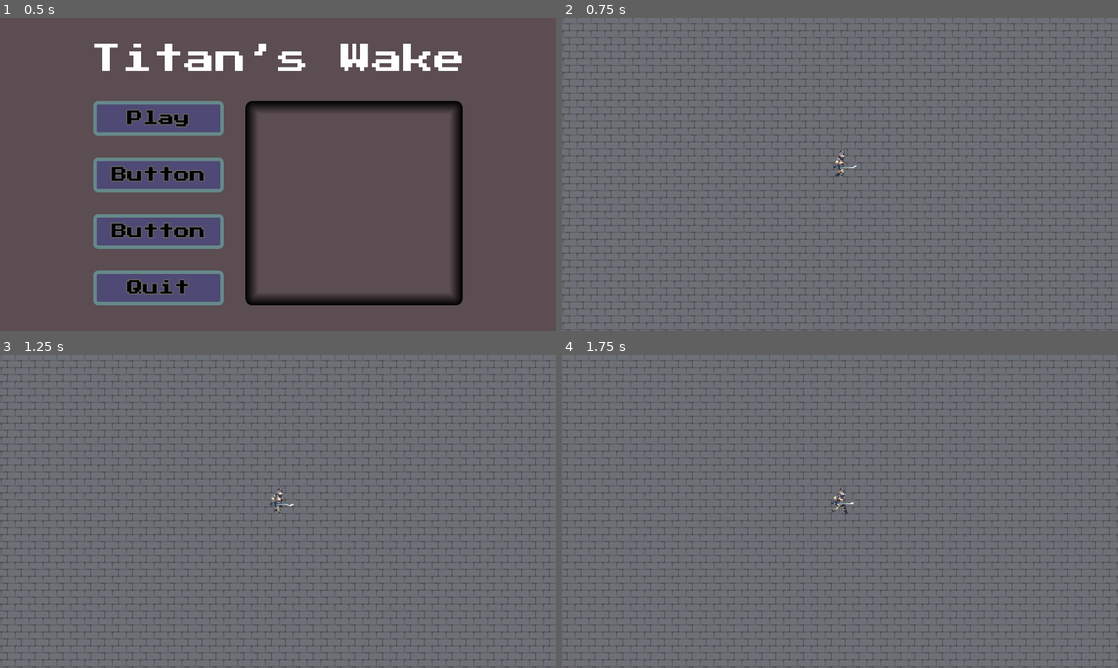
Above: before the commit, frames 1-4 (two rows, left to right).
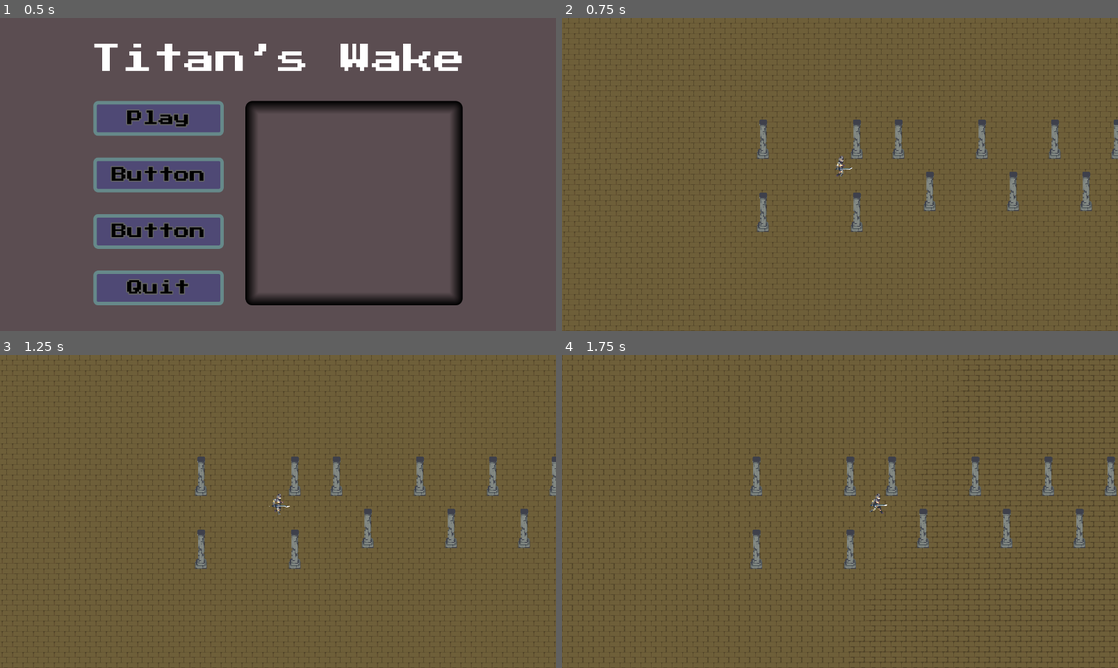
Above: after the commit, the same moments.

Repository: Sai-11011/godot-game-jam
Game: Godot game, scene res://Scenes/start_ui.tscn
Two runs of this game, one before a commit and one after it. Both use one fixed random seed, a clock stepped at 60 frames per second and the inputs below. The engine's default icon, where the game draws it, is replaced by a stand-in: a white triangle on a blue panel in a dark square.
Inputs:
- Up to frame 1 (0.5 s): no input
- Up to frame 2 (0.75 s): click "Play" at 0.5 s
- Up to frame 3 (1.25 s): no input
- Up to frame 4 (1.75 s): hold D (right) from 1.28 s (still down)

Frame 1 is identical in both runs. In frame 2, 99% of the frame differs, in the area x 0-100%, y 0-100%; in frame 3, 99%; in frame 4, 99%.

Commit message:
Halfed the size of the map.for easy map generation.

Diff:
--- a/Scenes/player.tscn
+++ b/Scenes/player.tscn
@@ -137,7 +137,17 @@
 polygon = PackedVector2Array(-1, -9, -5, 3, 0, 4, 2, 1)
 
 [node name="Camera2D" type="Camera2D" parent="." unique_id=1616223039]
-zoom = Vector2(2, 2)
+zoom = Vector2(1.5, 1.5)
+position_smoothing_enabled = true
+position_smoothing_speed = 8.0
+rotation_smoothing_enabled = true
+rotation_smoothing_speed = 8.0
+drag_horizontal_enabled = true
+drag_vertical_enabled = true
+drag_left_margin = 0.1
+drag_top_margin = 0.1
+drag_right_margin = 0.1
+drag_bottom_margin = 0.1
 
 [node name="PlayerAnimation" type="AnimatedSprite2D" parent="." unique_id=844829674]
 sprite_frames = SubResource("SpriteFrames_f1ek2")
--- a/Scenes/world.tscn
+++ b/Scenes/world.tscn
@@ -10,7 +10,7 @@
 0:0/size_in_atlas = Vector2i(1, 3)
 0:0/0 = 0
 0:0/0/y_sort_origin = 18
-0:0/0/physics_layer_0/polygon_0/points = PackedVector2Array(-4.4608307, 25.49046, 3.5049362, 25.17183, 3.057598, 11.3311, -3.956892, 11.151241)
+0:0/0/physics_layer_0/polygon_0/points = PackedVector2Array(-5.036044, 11.3311, 4.856186, 11.51096, 3.5049362, 22.622784, 7.965767, 27.402245, -7.965769, 27.720875, -3.5049381, 23.578674)
 
 [sub_resource type="TileSet" id="TileSet_5ukr8"]
 physics_layer_0/collision_layer = 1
@@ -25,10 +25,11 @@
 [node name="World" type="Node2D" unique_id=1173223952]
 
 [node name="Polygon2D" type="Polygon2D" parent="." unique_id=163500801]
+self_modulate = Color(0.9999998, 0.8530745, 0.479797, 1)
 texture_repeat = 2
 position = Vector2(0, -2)
 texture = ExtResource("1_5a7ea")
-polygon = PackedVector2Array(15686, 4230, 14406, -9978, -186, -16890, -13626, -9850, -15802, -1146, -14650, 6406, -8506, 13702, -314, 17158, 11718, 11398)
+polygon = PackedVector2Array(8165, 844, 7683, -3614, 4550, -6450, 107, -8220, -4214, -6656, -6534, -4457, -8100, -1204, -7739, 4338, -3040, 7772, 1116, 8013, 5634, 5964)
 
 [node name="Ysort" type="Node2D" parent="." unique_id=1429676817]
 y_sort_enabled = true
@@ -40,15 +41,17 @@
 tile_set = SubResource("TileSet_5ukr8")
 
 [node name="Player" parent="Ysort" unique_id=1455887580 instance=ExtResource("1_a02cp")]
-position = Vector2(-1609, 1243)
+position = Vector2(0, -2)
 
 [node name="StaticBody2D" type="StaticBody2D" parent="." unique_id=2145810108]
+scale = Vector2(0.5, 0.5)
 metadata/_edit_lock_ = true
 
 [node name="CollisionPolygon2D" type="CollisionPolygon2D" parent="StaticBody2D" unique_id=2138424051]
 polygon = PackedVector2Array(10700, 10699, 13094, 7588, 14612, 3907, 15145, -84, 14631, -3880, 13131, -7501, 10708, -10 …(477 unchanged characters)…
 
 [node name="CollisionShape2D" type="CollisionShape2D" parent="." unique_id=801522113]
+scale = Vector2(0.5, 0.5)
 shape = SubResource("CircleShape2D_5a7ea")
 debug_color = Color(0.8523667, 0, 0.13894442, 1)
 
